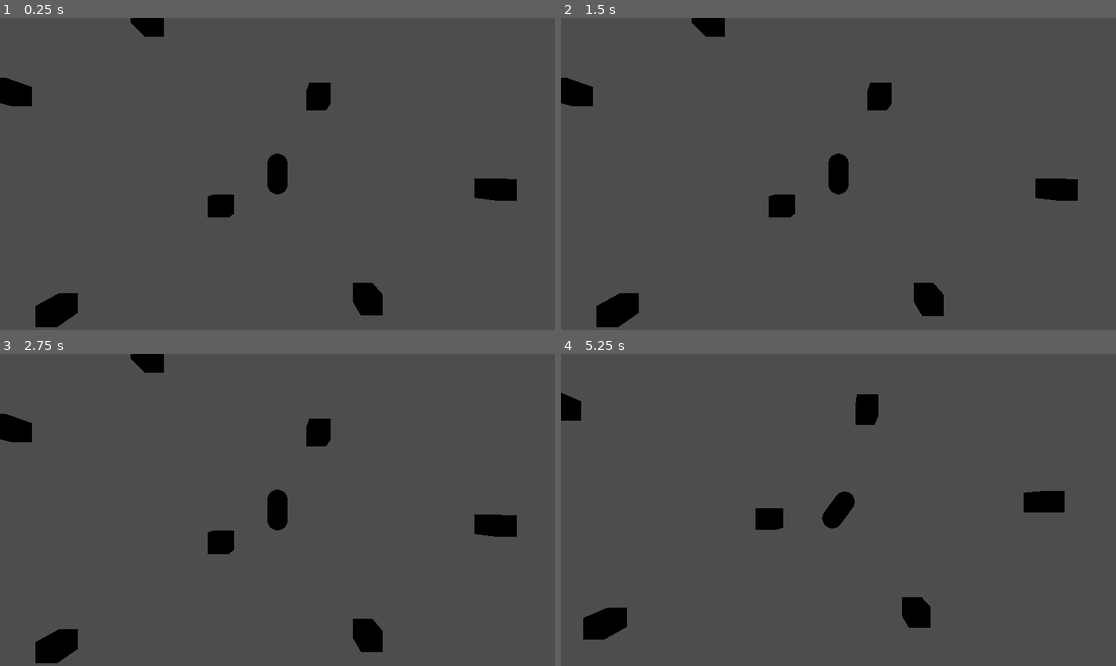
Above: before the commit, frames 1-4 (two rows, left to right).
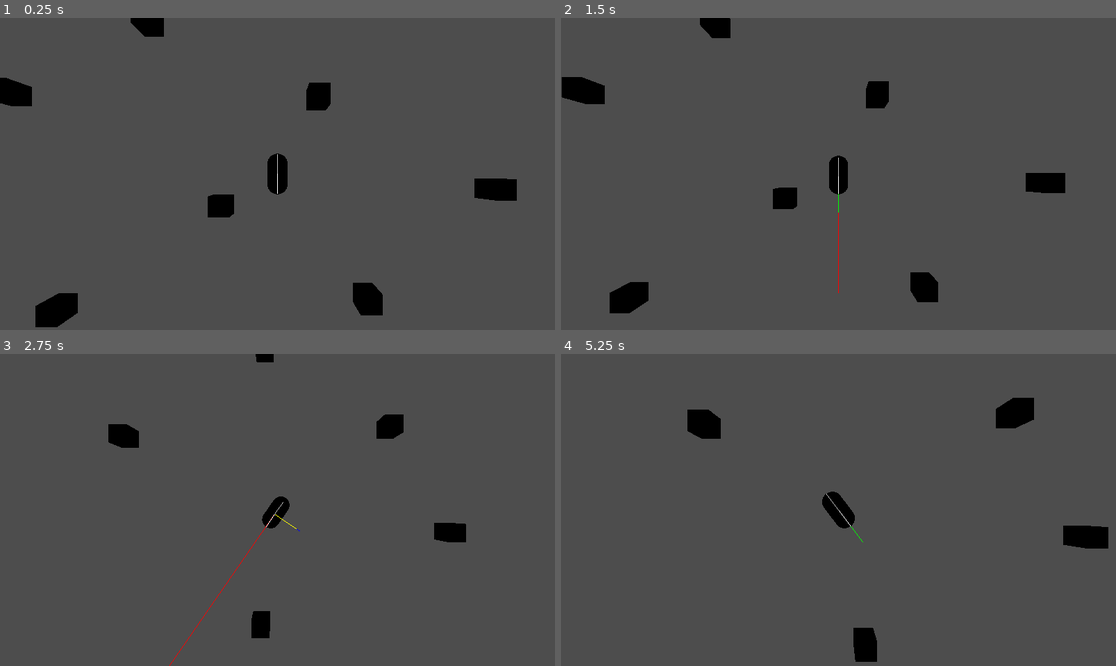
Above: after the commit, the same moments.

Repository: Herodegon/cargamedemo
Game: Godot game, scene res://scenes/game.tscn
Same seed, same stepped clock (60 frames per second), same inputs: the game is played once before the commit and once after it.
Inputs:
- Up to frame 1 (0.25 s): no input
- Up to frame 2 (1.5 s): tap Enter at 0.5 s; hold D (turn_right) 0.53-1.28 s; tap Space at 1.25 s; hold S (brake) from 1.28 s (still down)
- Up to frame 3 (2.75 s): release S (brake) at 2.03 s; hold D (turn_right) from 2.03 s (still down)
- Up to frame 4 (5.25 s): release D (turn_right) at 2.78 s; hold W (accelerate) 2.78-3.53 s; hold A (turn_left) 3.53-5.03 s; hold S (brake) from 5.03 s (still down)

The runs differ from the first frame. In frame 1, less than 0.1% of the frame differs, in the area x 49-51%, y 43-57%; in frame 2, 2.4%; in frame 3, 4.9%; in frame 4, 5.1%, in the area x 0-99%, y 12-99%.

Commit message:
Fixed bug where going into drive from reverse would set velocity to 0, fixed bug that caused back wheels to move closer towards front wheels as velocity increased

Diff:
--- a/project.godot
+++ b/project.godot
@@ -50,6 +50,11 @@
 "events": [Object(InputEventKey,"resource_local_to_scene":false,"resource_name":"","device":-1,"window_id":0,"alt_press …(195 unchanged characters)…
 ]
 }
+jump={
+"deadzone": 0.2,
+"events": [Object(InputEventKey,"resource_local_to_scene":false,"resource_name":"","device":-1,"window_id":0,"alt_pressed":false,"shift_pressed":false,"ctrl_pressed":false,"meta_pressed":false,"pressed":false,"keycode":0,"physical_keycode":32,"key_label":0,"unicode":32,"location":0,"echo":false,"script":null)
+]
+}
 
 [rendering]
 
--- a/scripts/obj_player.gd
+++ b/scripts/obj_player.gd
@@ -33,22 +33,23 @@
 ]
 
 var curr_state := CarStates.DRIVE
+var state_max := 30.0
+var state_min := 0.0
 
 @export_group("Camera")
 @export var camera_offset := Vector3(0.0,10.0,0.0)
 
 @export_group("Movement")
-@export var max_speed := 50.0
-@export var reverse_speed := 5.0
-@export var max_acceleration := 2.5
+@export var max_speed := 30.0
+@export var min_speed := -10.0
+@export var max_acceleration := 16.0
 @export var turn_angle := PI/6
-@export var friction := 0.7
-
-@export_group("Wheels")
-@export var wheel_radius := 0.5
-@export var wheel_width := 0.2
+@export var friction := -0.2
+@export var drag := -0.01
 
 @onready var camera := $Camera3D
+
+var iter := 0
 
 ## Creates 3D lines in real time for visualizing velocity, acceleration, position, etc.
 ## Meshes instantiated are added to the root tree, and must be managed/freed manually
@@ -62,109 +63,146 @@
 		node.queue_free()
 	debug_nodes.clear()
 
+## Recursively calculates the top speed of the car using given friction and drag coefficients
+## Top speed can be defined as V_n = (F_Drag * V_(n-1)^2) + (F_Friction * V_(n-1)) + V_(n-1) + a
+func calc_top_speed(input_velocity: Vector3) -> float:
+	var new_friction := calc_friction(input_velocity)
+	var new_speed := input_velocity + Vector3(max_acceleration,0,0) + new_friction
+	var delta_velocity := new_speed.length() - input_velocity.length()
+	if (delta_velocity < 0.00001):
+		return new_speed.length()
+	else:
+		print("Iter ", iter, " - ", new_speed.length())
+		iter += 1
+		return calc_top_speed(new_speed)
+
 func move_camera(new_position: Vector3) -> void:
 	camera.global_transform.origin = new_position
 
-func change_state(velocity_y: float,dir_y: float) -> void:
-	match(curr_state):
+func change_state(state: CarStates, velocity_y: float,dir_y: float) -> CarStates:
+	match(state):
 		CarStates.DRIVE:
-			#print("DRIVE")
 			if (velocity_y == 0.0 and dir_y == 0.0):
-				curr_state = CarStates.NEUTRAL
+				state = CarStates.NEUTRAL
+				print("New State: NEUTRAL")
+			if (velocity_y < 0.0 and dir_y < 0.0):
+				state = CarStates.REVERSE
+				print("New State: REVERSE")
 		CarStates.NEUTRAL:
-			#print("NEUTRAL")
 			if (dir_y > 0.0):
-				curr_state = CarStates.DRIVE
+				state = CarStates.DRIVE
+				print("New State: DRIVE")
 			elif (dir_y < 0.0):
-				curr_state = CarStates.REVERSE
+				state = CarStates.REVERSE
+				print("New State: REVERSE")
 		CarStates.REVERSE:
-			#print("REVERSE")
 			if (dir_y >= 0.0):
-				curr_state = CarStates.NEUTRAL
+				state = CarStates.NEUTRAL
+				print("New State: NEUTRAL")
+
+	return state
+
+func set_speed(state: CarStates) -> void:
+	match(state):
+		CarStates.DRIVE:
+			state_max = max_speed
+			state_min = 0.0
+		CarStates.NEUTRAL:
+			state_max = 0.0
+			state_min = 0.0
+		CarStates.REVERSE:
+			state_max = 0.0
+			state_min = min_speed
 
 func calc_steering(angle: float, player_turn_dir: Vector3, player_accel_dir: Vector3) -> Vector3:
-	# Used to decide car handling at steering angles greater than max_turn_amount
-	#var max_turn_amount = (forward_velocity/max_speed) * 0.8
+	if (curr_state == CarStates.REVERSE):
+		angle *= -1.0
+	# Used to decide car handling at steering angles greater than max_turn_amount (for oversteering and understeering)
+	#var max_turn_amount = (prev_velocity/max_speed) * 0.8
 	var steering_x = player_turn_dir * cos(angle)
 	var steering_y = player_accel_dir * sin(angle)
 	# Turning is perpendicular to and dependent on the direction the car is facing
 	var steering = steering_x + steering_y
-	#print("Difference: ", (180/PI)*angle_difference(atan2(steering.z, steering.x), atan2(player_turn_dir.z, player_turn_dir.x)))
 
 	return steering
 
+func calc_friction(obj_velocity: Vector3) -> Vector3:
+	var frictional_force = obj_velocity * friction
+	var drag_force = obj_velocity * obj_velocity.length() * drag
+	var net_friction = frictional_force + drag_force
+
+	return net_friction
+
+func _ready() -> void:
+	var top_speed := calc_top_speed(velocity)
+	print("Top Speed: ", top_speed)
+
 func _physics_process(delta: float) -> void:
+	# Reset debug nodes each frame to prevent clutter
 	clear_debug_nodes()
 
-	var pos := global_transform.origin
-
 	# Get raw input from the player
-	var raw_dir := Input.get_vector("turn_left","turn_right","brake","accelerate")
+	var raw_dir := Input.get_vector("turn_left", "turn_right", "brake", "accelerate")
 	var input_dir := Vector3(raw_dir.x, 0.0, -raw_dir.y)
-	#var relative_input := basis * input_dir
 
 	# Calculate forward movement based on the direction the car is facing
 	var forward_dir := -basis.z
 	var accel_dir := input_dir.z * basis.z
 	var turn_dir := input_dir.x * basis.x
 
-	var forward_velocity = velocity.length()
-	change_state(forward_velocity,-input_dir.z)
-
-	# Calculate the player's max velocity based on the current state
-	var max_player_velocity := Vector3.ZERO
-	match (curr_state):
-		CarStates.DRIVE:
-			if (forward_velocity < 0.0):
-				max_player_velocity = Vector3.ZERO
-			else:
-				max_player_velocity = accel_dir * max_speed
-		CarStates.REVERSE:
-			max_player_velocity = accel_dir * reverse_speed
-		CarStates.NEUTRAL:
-			max_player_velocity = Vector3.ZERO
-
+	var prev_velocity = velocity.dot(forward_dir)
+	var prev_state = curr_state
+	curr_state = change_state(curr_state, prev_velocity, -input_dir.z)
+	if (curr_state != prev_state):
+		set_speed(curr_state)
+
+	#!! BUG: Turning causes a small amount of friction to be applied to the car every frame, even when net friction is 0
 	var wheel_steering := Vector3.ZERO
-	var front_wheel := (scale.z/4.0) * forward_dir
-	var back_wheel := (scale.z/4.0) * -forward_dir
-	if (forward_velocity != 0.0 && !turn_dir.is_zero_approx()):
+	var front_wheel := global_position + (forward_dir * (scale.z/2.0))
+	var back_wheel := global_position - (forward_dir * (scale.z/2.0))
+	if (prev_velocity != 0.0 && !turn_dir.is_zero_approx()):
 		wheel_steering = calc_steering(turn_angle, turn_dir, accel_dir)
 
-	#velocity = accel_dir * 15.0
-
-	front_wheel += wheel_steering * delta
+	# Set velocity for each pair of wheels depending on their role
+	front_wheel += (velocity + wheel_steering) * delta
 	back_wheel += velocity * delta
-
-	print("Wheel Steering: ", wheel_steering.length())
-
 	var new_heading = (front_wheel - back_wheel).normalized()
-	velocity = (new_heading * velocity.length()) + (max_acceleration * accel_dir * delta) - (friction * velocity.normalized() * delta)
-	print("Velocity: ", velocity)
-	if (velocity.length() > max_speed):
-		velocity = velocity.normalized() * max_speed
-	elif (velocity.length() < -reverse_speed):
-		velocity = velocity.normalized() * -reverse_speed
-
-	#move_camera(camera_offset + pos + Vector3(0.0, forward_velocity * 0.1, 0.0))
-	move_camera((1.0 * camera_offset) + pos)
+
+	# Calculate player velocity
+	#var net_friction = calc_friction(velocity)
+	var net_friction = Vector3.ZERO
+	velocity = (new_heading * prev_velocity) + (max_acceleration * accel_dir * delta) + (net_friction * delta)
+
+	var curr_velocity = velocity.dot(forward_dir)
+	if (!accel_dir.is_zero_approx()):
+		if (curr_velocity > state_max):
+			print("PeePee")
+			velocity = velocity.normalized() * abs(state_max)
+		# Ensure that the car does not start at velocity of 0 when shifting to drive
+		elif (accel_dir.z > 0.0 && curr_velocity < state_min):
+			print("PooPoo")
+			velocity = velocity.normalized() * abs(state_min)
+
+	move_camera(camera_offset + global_position + Vector3(0.0, (velocity.length()/max_speed) * 5.0, 0.0))
+	#move_camera((1.0 * camera_offset) + global_position)
+
 	move_and_slide()
-
-	if (curr_state == CarStates.DRIVE && forward_velocity > 0.0):
+	if (curr_velocity > 0.0):
 		look_at(global_position + velocity)
-	elif (curr_state == CarStates.REVERSE || forward_velocity < 0.0):
+	elif (curr_velocity < 0.0):
 		look_at(global_position - velocity)
 
 	var debug_obj := [
-		#velocity,
+		velocity,
 		#relative_input,
-		#accel_dir,
-		#turn_dir,
-		#wheel_steering,
-		#max_player_velocity,
-		#front_wheel,
-		#back_wheel,
+		accel_dir,
+		turn_dir,
+		wheel_steering,
 		#-global_transform.basis.x.normalized(),
 		#-global_transform.basis.z.normalized(),
 	]
 
-	draw_debug_lines(global_transform.origin + Vector3(0.0,5.0,0.0),debug_obj,debug_colors)
+	draw_debug_lines(global_position + Vector3(0.0,5.0,0.0),debug_obj,debug_colors)
+
+	draw_debug_lines(global_position + Vector3(0.0,5.0,0.0),[front_wheel - global_position],[Color.GRAY])
+	draw_debug_lines(global_position + Vector3(0.0,5.0,0.0),[back_wheel - global_position],[Color.WHITE])
